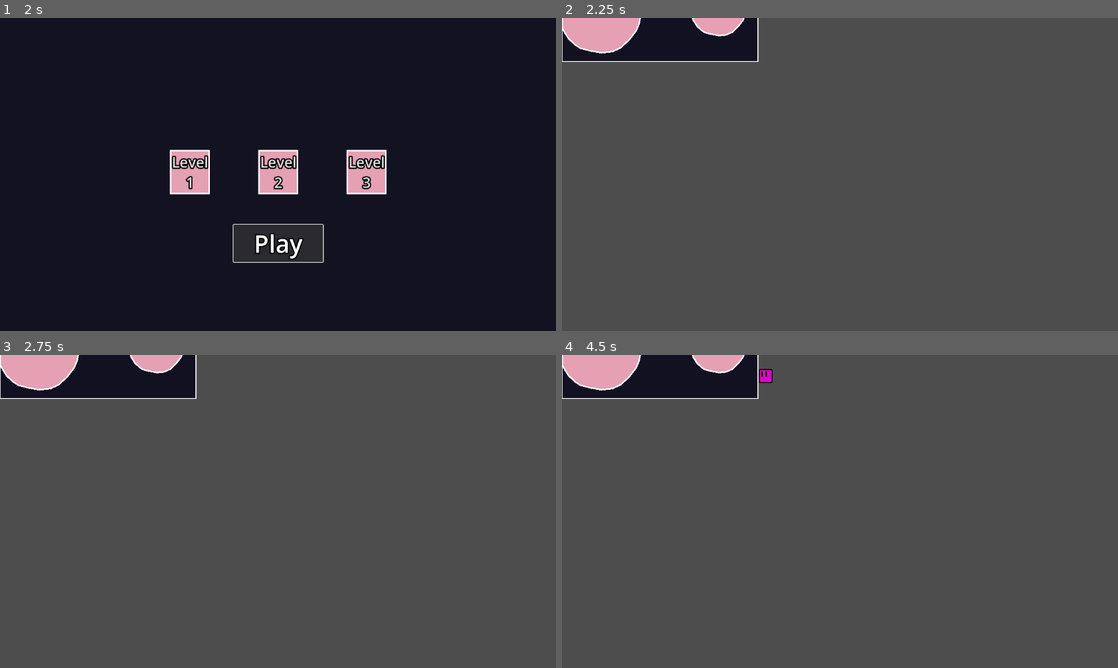
Above: before the commit, frames 1-4 (two rows, left to right).
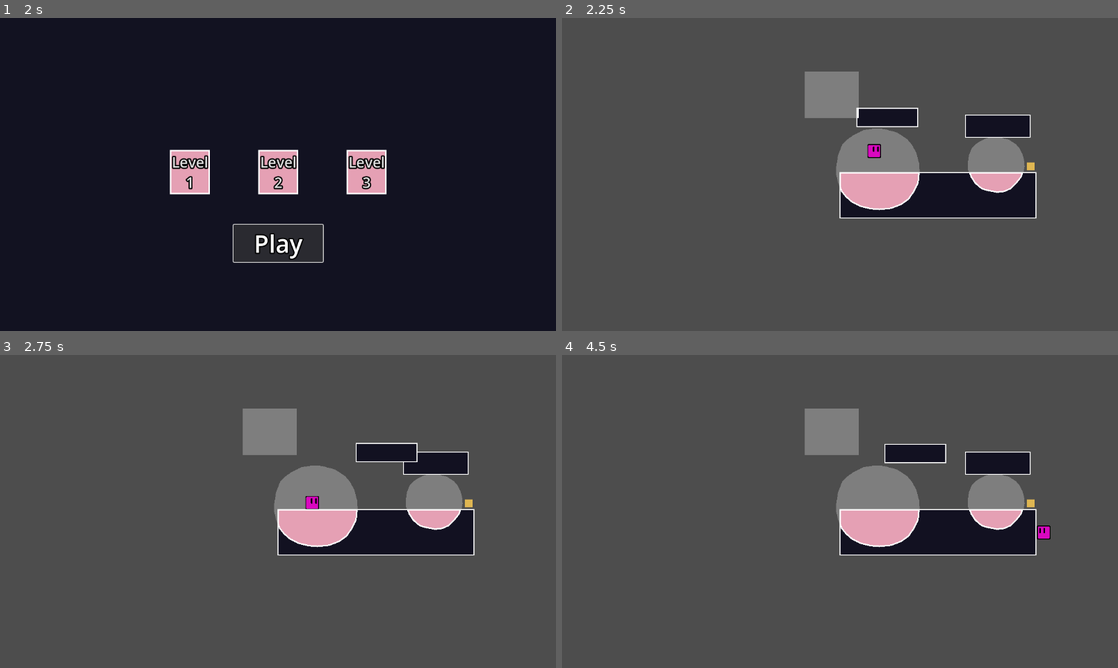
Above: after the commit, the same moments.

Repository: WeDoThingsHere/Godot-Jam-June-2025
Game: Godot game, scene res://scenes/Levels/start_menu.tscn
Same seed, same stepped clock (60 frames per second), same inputs: the game is played once before the commit and once after it.
Inputs:
- Up to frame 1 (2 s): click "Play" at 0.5 s; click "Play" at 1.25 s
- Up to frame 2 (2.25 s): click "Level 1" at 2 s
- Up to frame 3 (2.75 s): no input
- Up to frame 4 (4.5 s): tap Enter (ui_accept) at 2.75 s; hold D (move_right) 2.78-4.28 s; tap Space (jump) at 3.02, 3.77 s; hold A (move_left) from 4.28 s (still down)

Frame 1 is identical in both runs. In frame 2, 16% of the frame differs, in the area x 0-86%, y 0-64%; in frame 3, 16%; in frame 4, 16%, in the area x 0-88%, y 0-64%.

Commit message:
Starting to make levels

Diff:
--- a/scenes/Levels/001_LevelOne.tscn
+++ b/scenes/Levels/001_LevelOne.tscn
@@ -101,7 +101,7 @@
 
 [node name="Polygon2D" parent="Lights/Light1/LitArea" index="1"]
 modulate = Color(1, 1, 1, 0.27451)
-polygon = PackedVector2Array(-140.033, -27.8162, -130.946, -50.5354, -120.79, -60.5775, -108.067, -69.6652, -88.0742, -79.6616, -64.446, -83.2967, -45.3619, -82.388, -18.0988, -75.1178, 2.80305, -61.4862, 13.7082, -48.7634, 22.2247, -32.3402, 28.0078, -10.8602, 29.0497, 5.62675, 25.3629, 23.9838, 19.2022, 39.0694, 4.73879, 57.8186, -13.0179, 74.594, -31.3319, 83.0555, -54.4642, 85.534, -77.5966, 81.4033, -98.112, 76.2463, -109.678, 68.8109, -123.723, 55.5924, -134.463, 38.2432, -139.42, 25.8509, -143.669, 13.0786, -143.669, -4.18807)
+polygon = PackedVector2Array(-140.033, -27.8162, -131.542, -49.5224, -120.79, -60.5775, -108.067, -69.6652, -88.0742, -79.6616, -64.446, -83.2967, -45.3619, -82.388, -18.0988, -75.1178, 2.80305, -61.4862, 13.7082, -48.7634, 22.2247, -32.3402, 28.0078, -10.8602, 28.8121, 8.93458, 27.1593, 29.5957, 18.0684, 47.7776, 7.32456, 63.48, -8.37792, 75.0503, -29.8655, 83.3148, -54.4642, 85.534, -72.8408, 84.1412, -93.502, 79.1825, -111.684, 70.0916, -124.08, 59.3478, -133.998, 46.9511, -140.423, 26.7186, -143.669, 13.0786, -143.669, -4.18807)
 uv = PackedVector2Array(-128, -16, -120, -40, -112, -48, -104, -48, -88, -56, -64, -72, -56, -72, -40, -64, -32, -64, -24, -56, -16, -48, -16, -40, 0, -8, 0, 16, -8, 24, -16, 40, -24, 56, -40, 56, -48, 56, -64, 56, -72, 56, -88, 56, -104, 32, -112, 24, -120, 16, -120, 8, -120, 0)
 
 [node name="Light2" parent="Lights" instance=ExtResource("3_a2ux5")]
@@ -139,6 +139,8 @@
 position = Vector2(395, -17)
 Level_To_Unlock = "Level_Two"
 
+[node name="Camera2D" type="Camera2D" parent="."]
+
 [editable path="Platforms/PlatformBox"]
 [editable path="Platforms/PlatformBox3"]
 [editable path="Platforms/PlatformBox2"]
--- /dev/null
+++ b/scenes/Player.tscn
@@ -0,0 +1,59 @@
+[gd_scene load_steps=5 format=3 uid="uid://cn6mjaf1avpfd"]
+
+[ext_resource type="Script" uid="uid://cpkbnivocb4a" path="res://scripts/PlayerController.gd" id="1_p0vlq"]
+[ext_resource type="Texture2D" uid="uid://477jo1hmljyi" path="res://assets/sprites/lil guy 3.png" id="2_v6fml"]
+
+[sub_resource type="RectangleShape2D" id="RectangleShape2D_p0vlq"]
+size = Vector2(13, 13)
+
+[sub_resource type="CanvasTexture" id="CanvasTexture_v6fml"]
+
+[node name="Player" type="CharacterBody2D"]
+scale = Vector2(2, 2)
+collision_layer = 2
+script = ExtResource("1_p0vlq")
+SPEED = 270.0
+JUMP_VELOCITY = -600.0
+GRAV_MULT = 2.0
+SQUISH_TIME = 0.15
+SQUISH = 0.3
+
+[node name="CollisionShape2D" type="CollisionShape2D" parent="."]
+shape = SubResource("RectangleShape2D_p0vlq")
+
+[node name="CoyoteTimer" type="Timer" parent="."]
+wait_time = 0.4
+one_shot = true
+
+[node name="LeftwardRunningParticles" type="CPUParticles2D" parent="."]
+position = Vector2(6.5, 6.5)
+emitting = false
+amount = 5
+texture = SubResource("CanvasTexture_v6fml")
+lifetime = 0.27
+direction = Vector2(38.375, -51.66)
+spread = 26.38
+gravity = Vector2(0, 200)
+initial_velocity_min = 20.69
+initial_velocity_max = 27.58
+scale_amount_min = 2.5
+scale_amount_max = 3.5
+
+[node name="RightwardRunningParticles" type="CPUParticles2D" parent="."]
+position = Vector2(-6.5, 6.5)
+emitting = false
+amount = 5
+texture = SubResource("CanvasTexture_v6fml")
+lifetime = 0.27
+direction = Vector2(-38.375, -51.66)
+spread = 26.38
+gravity = Vector2(0, 200)
+initial_velocity_min = 20.69
+initial_velocity_max = 27.58
+scale_amount_min = 2.5
+scale_amount_max = 3.5
+
+[node name="Sprite2D" type="Sprite2D" parent="."]
+modulate = Color(0.99435, 0.123384, 0.867163, 1)
+scale = Vector2(0.11, 0.11)
+texture = ExtResource("2_v6fml")
--- a/scenes/light.tscn
+++ b/scenes/light.tscn
@@ -13,4 +13,7 @@
 
 [node name="LitArea" parent="." groups=["lights"] instance=ExtResource("2_2e2gu")]
 
+[node name="CollisionPolygon2D" parent="LitArea" index="0"]
+visible = false
+
 [editable path="LitArea"]
Not shown: 1 places in scenes/killzone.tscn that only renumber resources
Not shown: 1 places in scenes/test_level.tscn that only renumber resources
